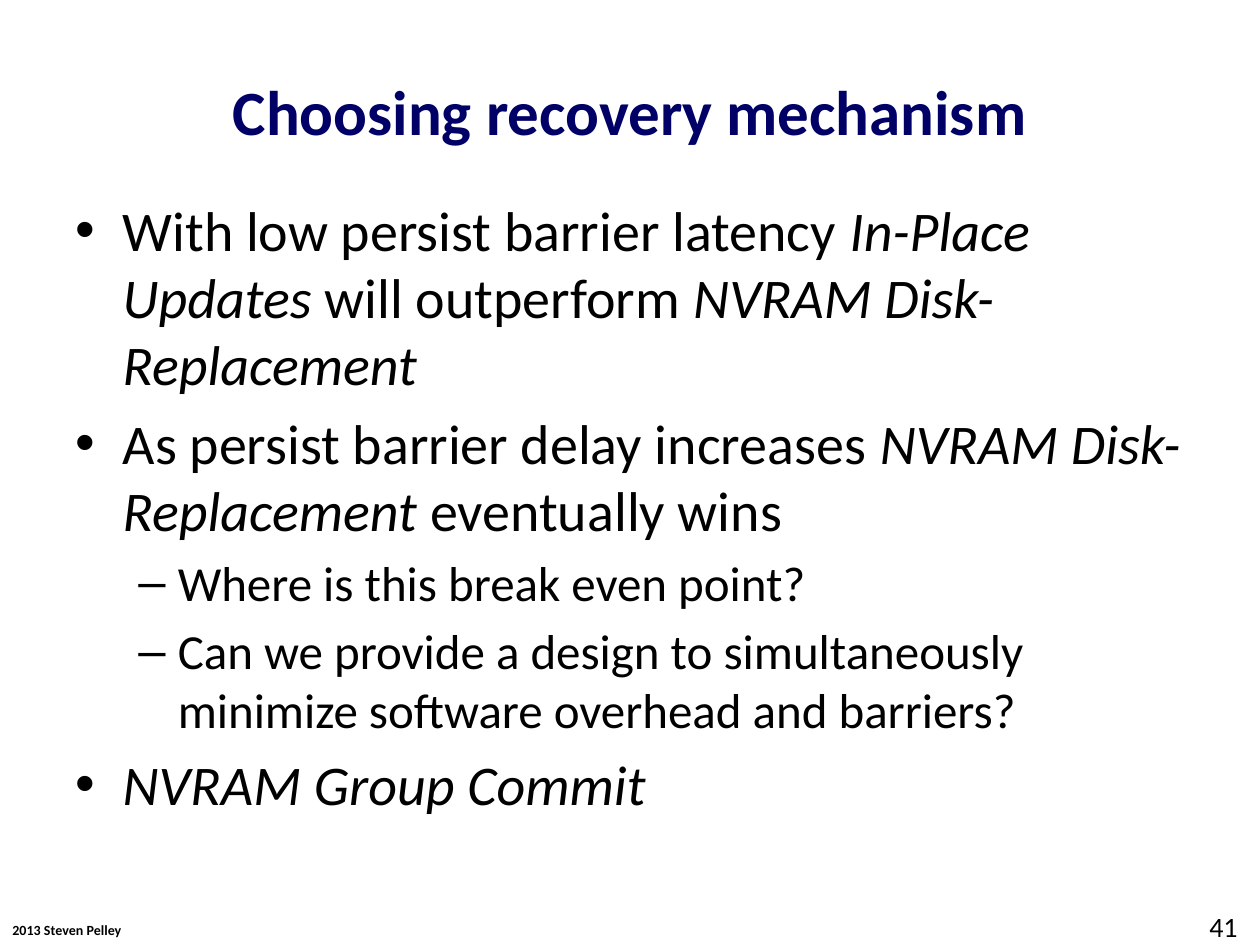
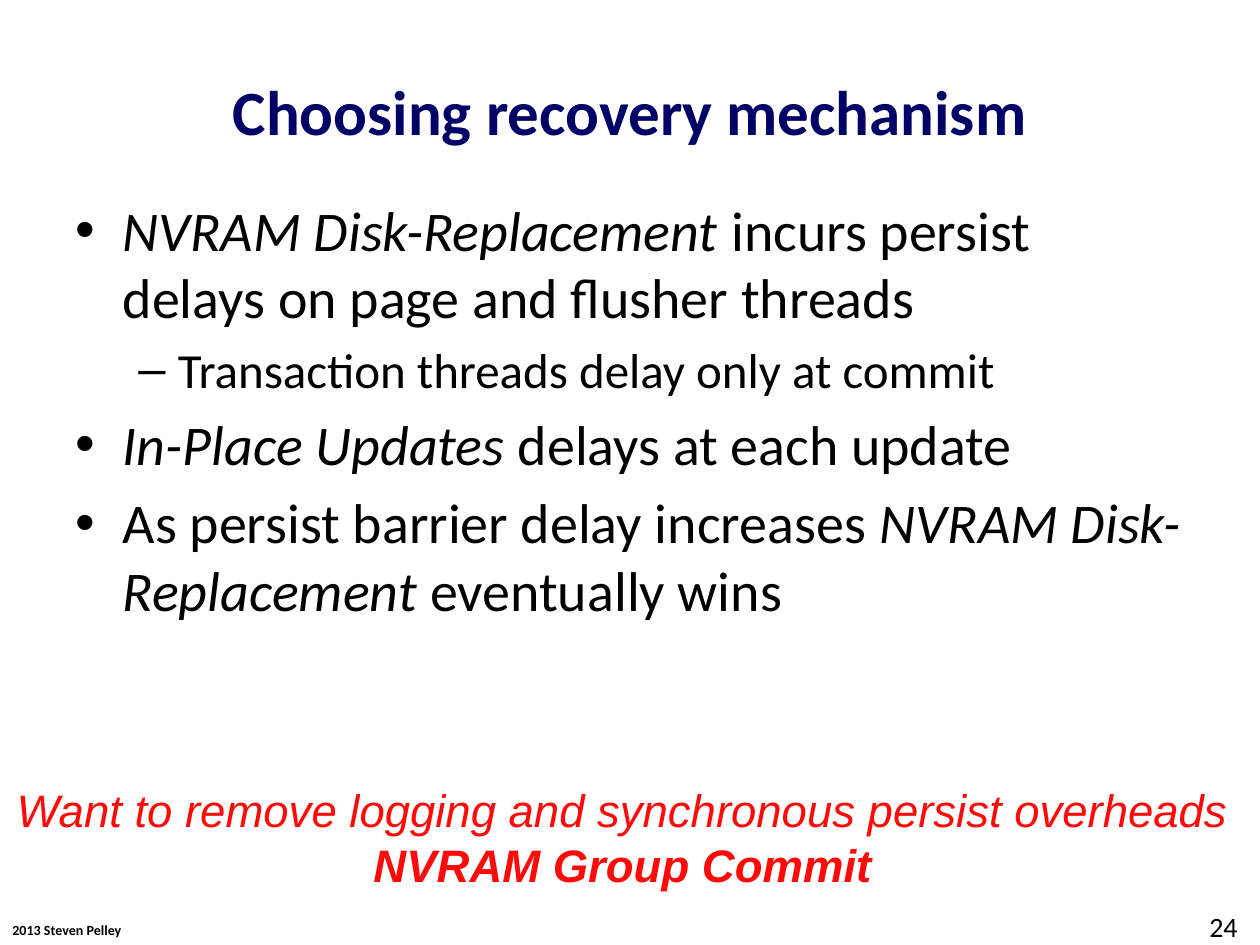
Before and after one commit to Abulila/dissertation, a slide deck: slide 24 of proposal/proposal.pptx (slide 41 before the commit). Drawn at 1260x945 pixels with LibreOffice and Linux fonts; fonts in the diff are those of the drawing; background and template pictures are left out. Boxes give left, top, right and bottom in pixels: in the first picture for what was removed or moved away, otherwise in the second. Text is boxed around its words. In the diff, an @@ line names an element or a change of style, - is before the commit and + after.

```diff
--- a/proposal/proposal.pptx
+++ b/proposal/proposal.pptx
@@ text at (123, 212, 1031, 474): text changed @@
-• With low persist barrier latency In-Place Updates will outperform NVRAM Disk-Replacement
+• NVRAM Disk-Replacement incurs persist delays on page and flusher threads
+  – Transaction threads delay only at commit
+• In-Place Updates delays at each update
@@ text at (123, 567, 1024, 814): paragraphs removed @@
-  – Where is this break even point?
-  – Can we provide a design to simultaneously minimize software overhead and barriers?
-• NVRAM Group Commit
@@ text added at (17, 794, 1226, 891), 26 pt, text #FF0909, italic @@
+Want to remove logging and synchronous persist overheads
+NVRAM Group Commit
@@ page number at (1209, 919, 1237, 937): text changed @@
-41
+24
```
Also in this commit, not shown: 22 other slides changed, 13 slides added, 2 slides removed.
